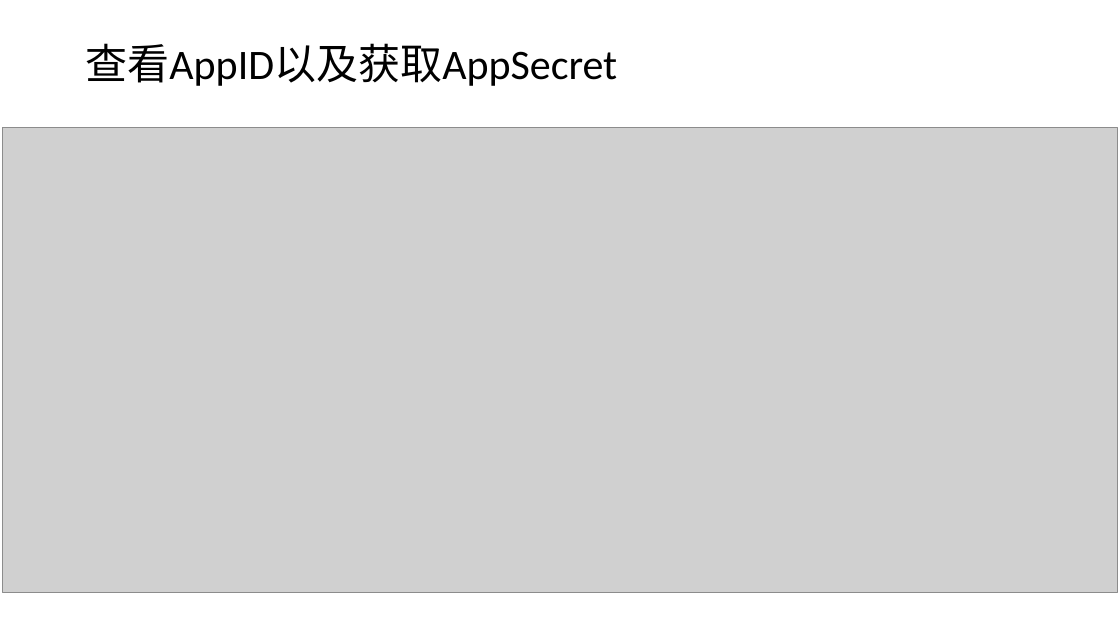
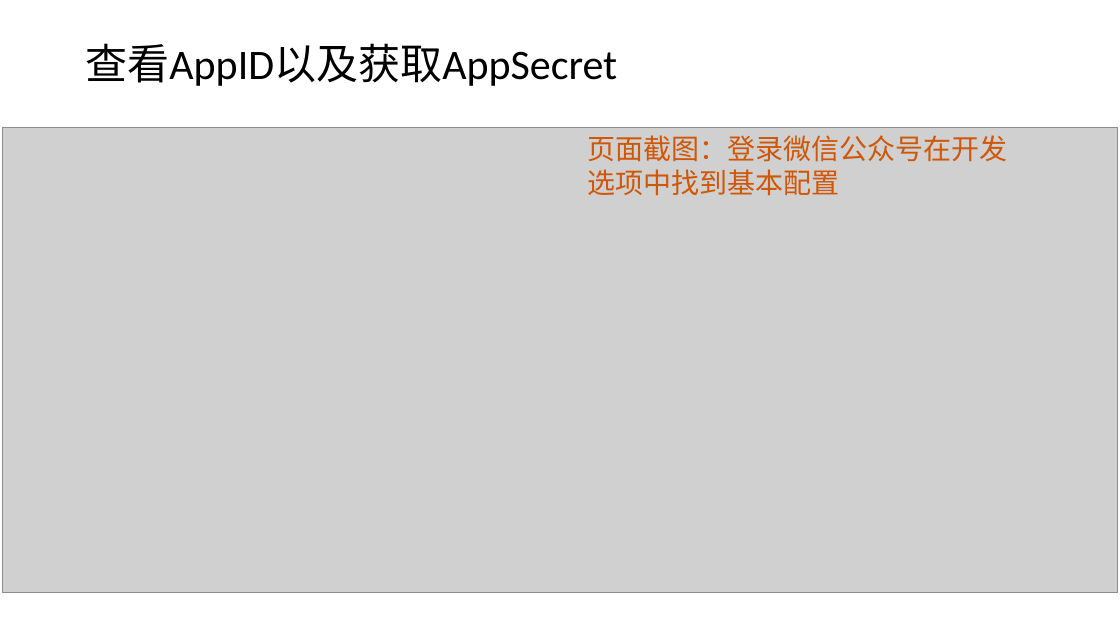
Before and after one commit to edu2act/course-wechat-and-miniprogram, a slide deck: slide 5 of ch05/access_token.pptx. Drawn at 1120x630 pixels with LibreOffice and Linux fonts; fonts in the diff are those of the drawing; grey boxes stand for pictures. Boxes give left, top, right and bottom in pixels: in the first picture for what was removed or moved away, otherwise in the second. Text is boxed around its words. In the diff, an @@ line names an element or a change of style, - is before the commit and + after.

```diff
--- a/ch05/access_token.pptx
+++ b/ch05/access_token.pptx
@@ text added at bbox=[587, 135, 1007, 196], 24 pt, text #CF5707 @@
+页面截图：登录微信公众号在开发选项中找到基本配置
```
Also in this commit, not shown: 1 slide added, 1 slide removed, 7 other files.
